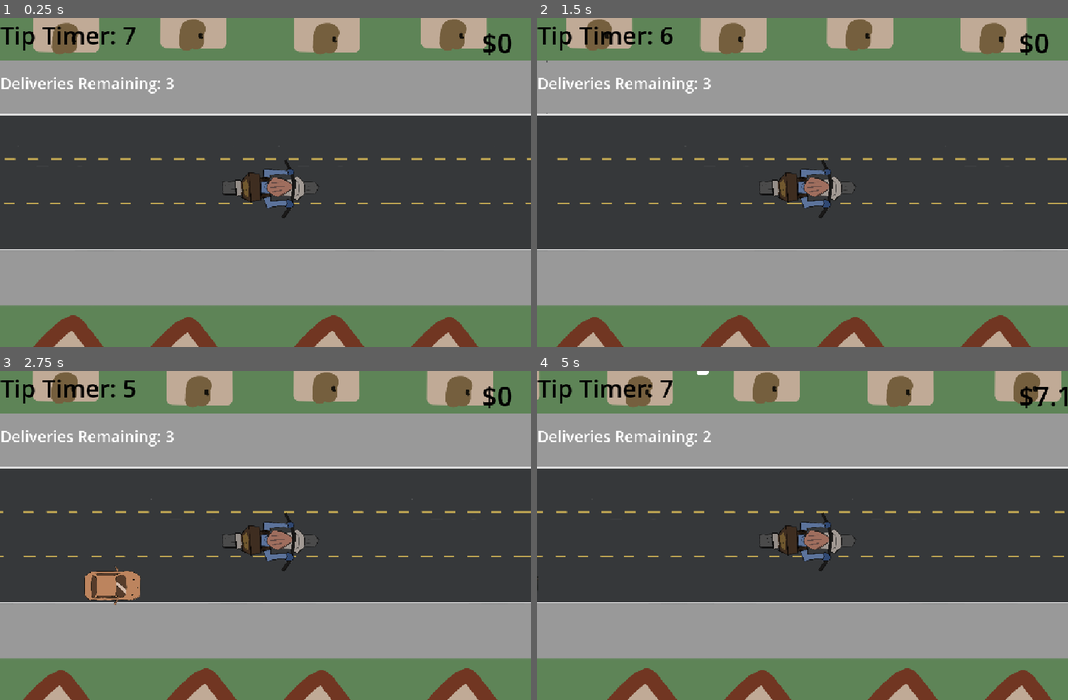
Above: before the commit, frames 1-4 (two rows, left to right).
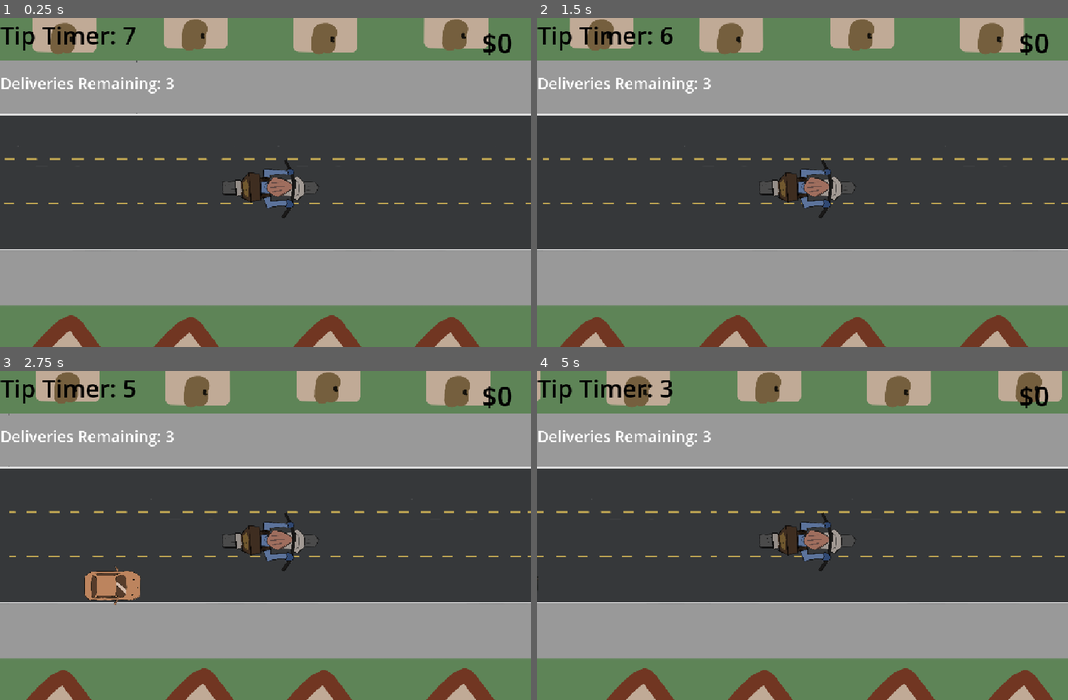
Above: after the commit, the same moments.

Repository: andreaTheCoder/brackeysgamejam
Game: Godot game, scene res://scenes/game.tscn
The game is run twice, just before and just after one commit, with the same random seed, the same clock (stepped at 60 frames per second) and the same inputs.
Inputs:
- Up to frame 1 (0.25 s): no input
- Up to frame 2 (1.5 s): tap Enter at 0.5 s; hold Right (forward) 0.53-1.28 s; hold Space (button) 0.53-1.28 s; hold Left (backward) from 1.28 s (still down); tap Shift (deliver) at 1.35 s
- Up to frame 3 (2.75 s): release Left (backward) at 2.03 s; hold Right (forward) from 2.03 s (still down); hold Space (button) from 2.03 s (still down)
- Up to frame 4 (5 s): release Space (button) at 2.78 s; tap Shift (deliver) at 2.85, 4.35 s; release Right (forward) at 3.53 s; hold Space (button) 3.53-4.28 s; hold Left (backward) from 3.53 s (still down)

The runs differ from the first frame. In frame 1, 1.4% of the frame differs, in the area x 2-99%, y 0-100%; in frame 2, 1.4%; in frame 3, 1.4%; in frame 4, 1.7%, in the area x 0-100%, y 0-100%.

Commit message:
better houses spawning

Diff:
--- a/scenes/chunk.tscn
+++ b/scenes/chunk.tscn
@@ -9,8 +9,7 @@
 [node name="Chunk" type="Node2D"]
 
 [node name="Sprite2D" type="Sprite2D" parent="."]
-position = Vector2(1.78814e-07, 0)
-scale = Vector2(0.206044, 0.2)
+scale = Vector2(0.2, 0.2)
 texture = ExtResource("1_jtw3q")
 
 [node name="New Chunk Spawn Detector" type="Area2D" parent="."]
--- a/scenes/target_house.tscn
+++ b/scenes/target_house.tscn
@@ -12,10 +12,12 @@
 collision_mask = 2
 script = ExtResource("1_nx08e")
 
-[node name="House" type="Sprite2D" parent="."]
-position = Vector2(1.90735e-06, 1)
+[node name="arrow" type="Sprite2D" parent="."]
+unique_name_in_owner = true
+position = Vector2(0, 41)
 scale = Vector2(0.0137756, 0.0137756)
 texture = ExtResource("2_nx08e")
+offset = Vector2(0.000137329, -1234.07)
 
 [node name="CollisionShape2D" type="CollisionShape2D" parent="."]
 position = Vector2(0, 18.375)
--- a/scripts/game_manager.gd
+++ b/scripts/game_manager.gd
@@ -10,17 +10,20 @@
 const base_payment = 5
 var balance = 0
 var time_remaining
-var current_house_x = 250
+var current_house_x = 124
 var delivery_count = 1
+const HOUSE_RANGE_MIN = 2
+const HOUSE_RANGE_MAX = 10
 
 
 func _ready() -> void:
 	start_delivery(house_distance)
 	for i in range(Global.DELIVERIES_PER_DAY):
 		print("house clone created")
+		current_house_x += 144*randi_range(HOUSE_RANGE_MIN, HOUSE_RANGE_MAX)# distance between houses
 		var instance = target_house_prefab.instantiate()
-		instance.position = Vector2(current_house_x, -50)
-		current_house_x += 250
+		instance.position.x = current_house_x
+		instance.position.y = -50
 		get_parent().call_deferred("add_child", instance)
 func _process(_delta: float) -> void:
 	checkRespawn()
--- a/scripts/target_house.gd
+++ b/scripts/target_house.gd
@@ -2,7 +2,7 @@
 
 @onready var game_manager = $"../Game Manager"
 @onready var deliveries_left: Label = $"../UI elements/deliveries left"
-@onready var house_sprite: Sprite2D = $House
+@onready var house_sprite: Sprite2D = $arrow
 @onready var delivery_label = get_tree().get_root().get_node("game").get_node("%UI elements/delivery label")
 @onready var timer: Timer = $"../UI elements/time label/Timer"
 
